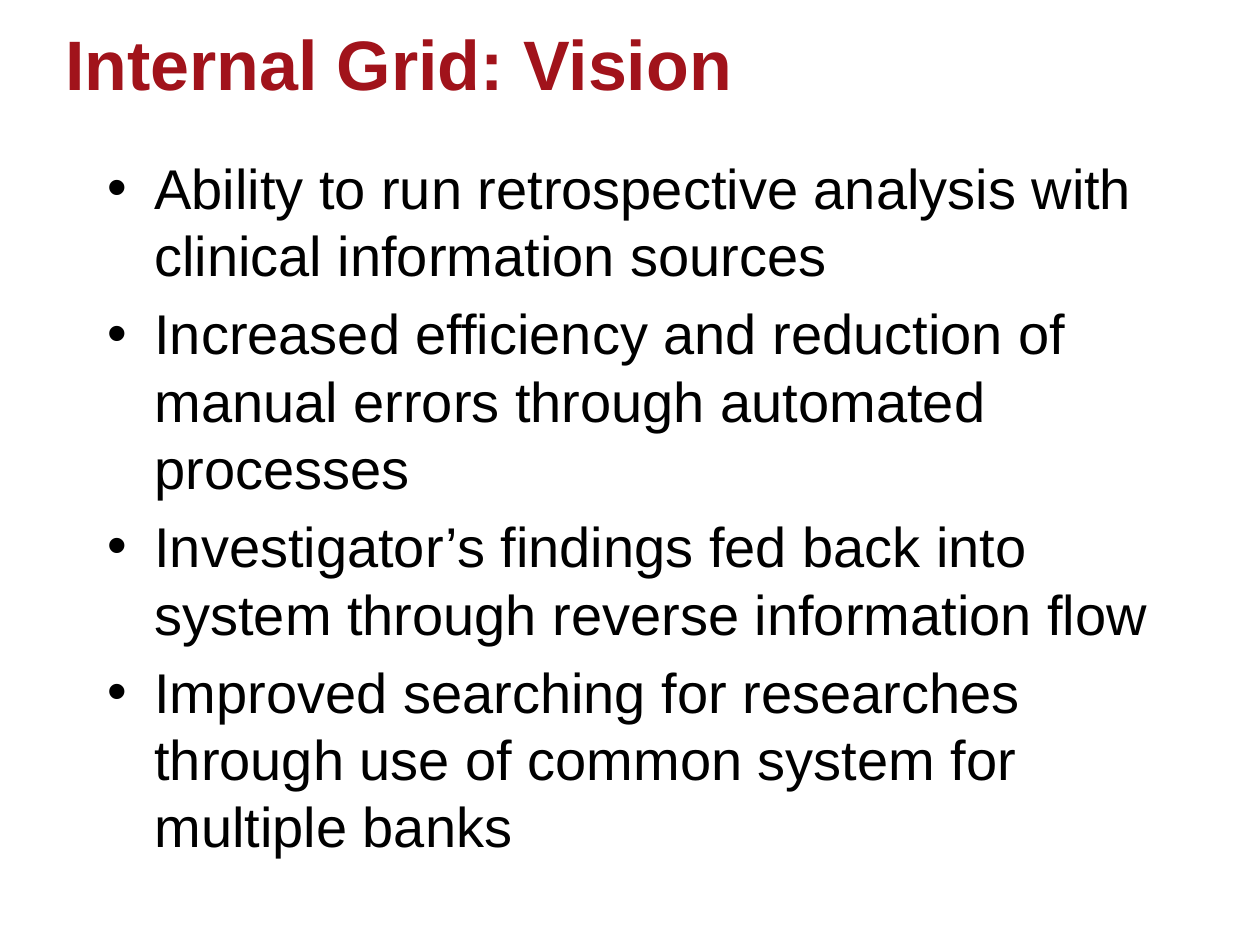
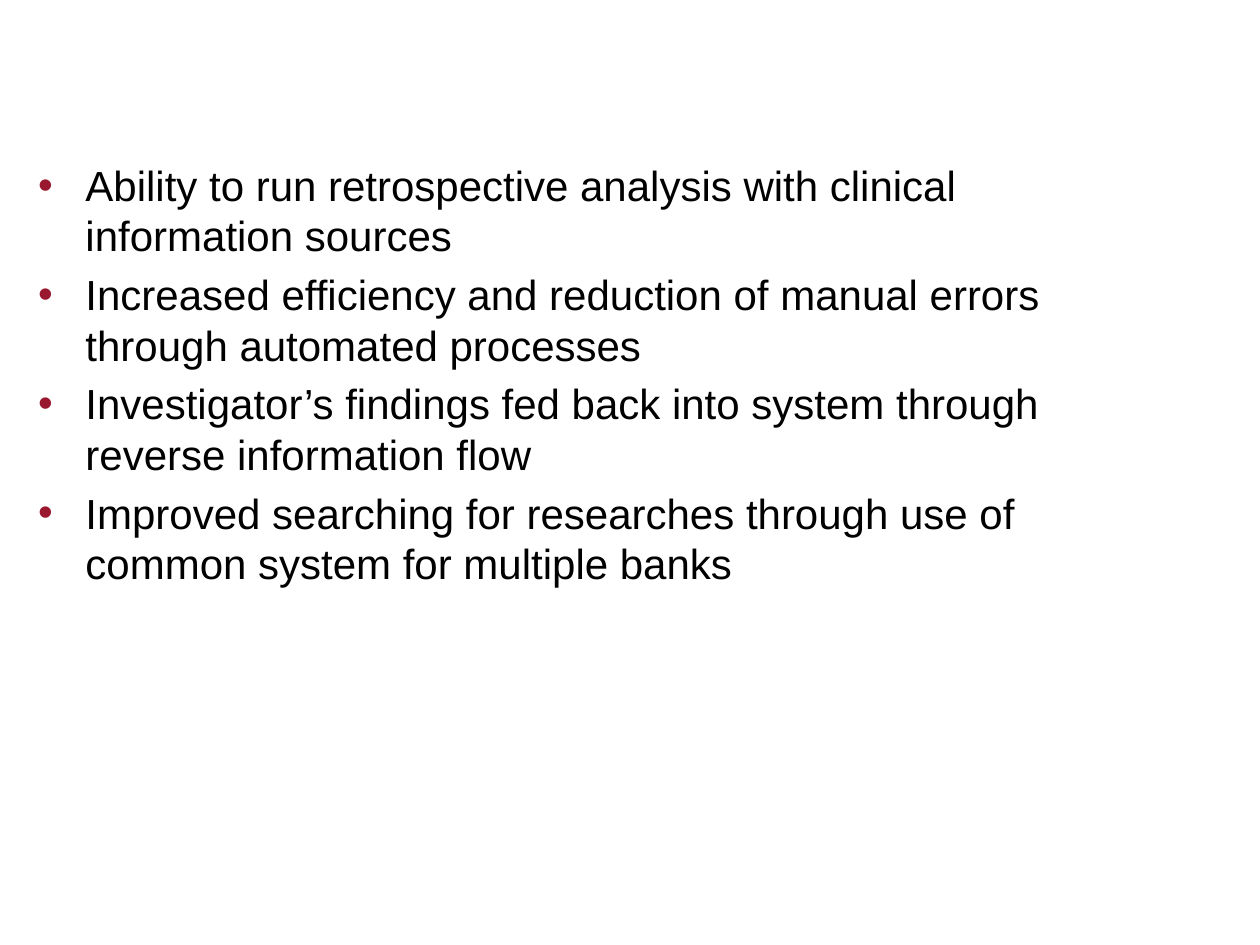
Before and after one commit to NCIP/cagrid-docs, a slide deck: slide 9 of general/presentations/200910_VCDE_ARCH/Adopting-Adapting-caGrid.pptx (slide 10 before the commit). Drawn at 1260x945 pixels with LibreOffice and Linux fonts; fonts in the diff are those of the drawing; background and template pictures are left out. Boxes give left, top, right and bottom in pixels: in the first picture for what was removed or moved away, otherwise in the second. Text is boxed around its words. In the diff, an @@ line names an element or a change of style, - is before the commit and + after.

```diff
--- a/general/presentations/200910_VCDE_ARCH/Adopting-Adapting-caGrid.pptx
+++ b/general/presentations/200910_VCDE_ARCH/Adopting-Adapting-caGrid.pptx
@@ title added at (336,10,1250,115), 32.4 pt, text #FFFFFF, bold @@
+OSU CSTA Informatics: Vision
@@ title removed at (65,39,731,91) @@
-Internal Grid: Vision
@@ text "Ability to run retrospective analysis ...": place and size @@
-text "Ability to run retrospective analysis ..." at (154,168,1147,858)
+text "Ability to run retrospective analysis ..." at (85,170,1040,587)
@@ text "Ability to run retrospective analysis ..." at (85,170,1040,587): size 32 to 24 pt; less space between paragraphs @@
```
Also in this commit, not shown: 21 other slides changed, 5 slides added, 10 slides removed.
